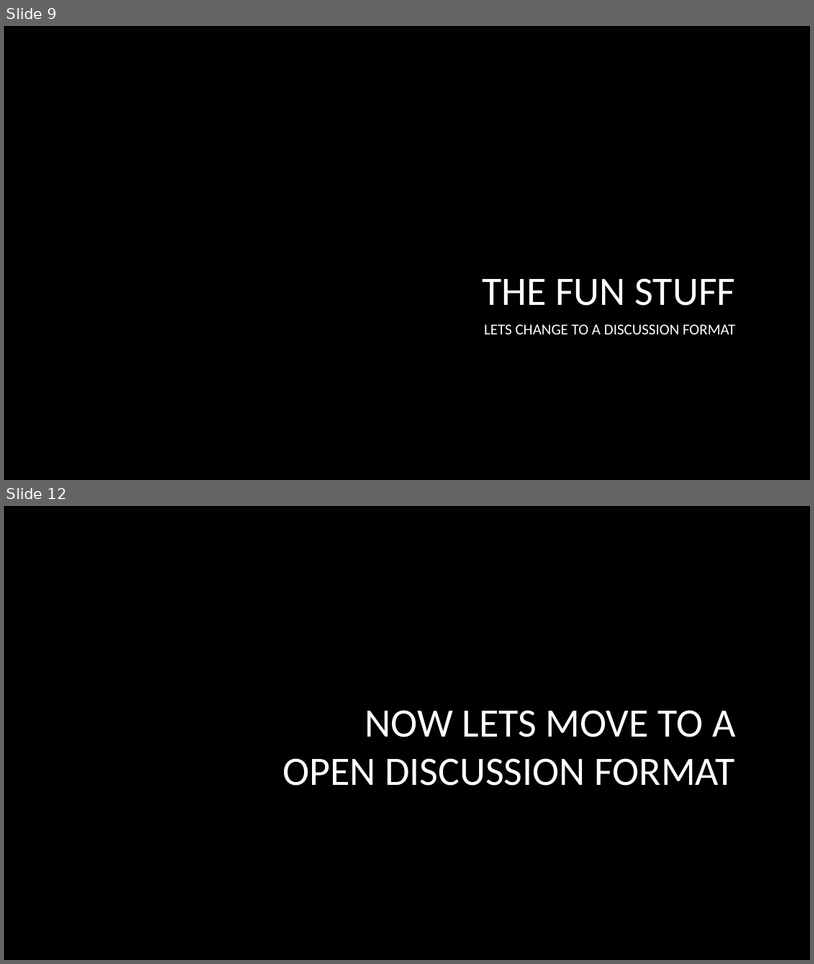
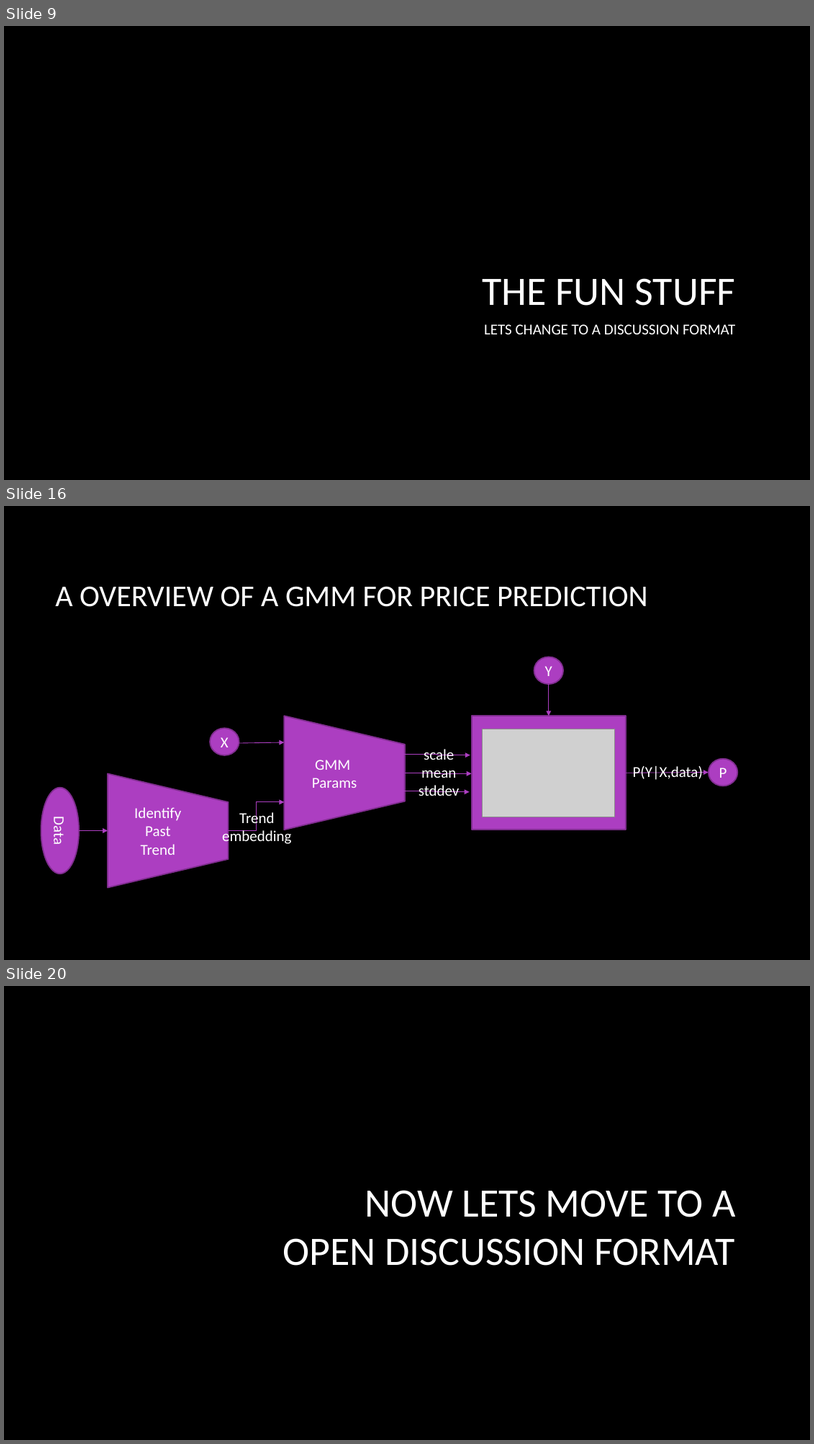
Before and after one commit to ashleysmart/mlgym, a slide deck: stock_price/CrypotHackaton.pptx. Shown one above the other, each under a label of ours: slides 9 and 12 before the commit, slides 9, 16 and 20 after it; the slides between them are not shown. The pictures are 814x964 and 814x1444 pixels, drawn with LibreOffice and Linux fonts; fonts in the diff are those of the drawing; grey boxes stand for pictures; background and template pictures are left out. Boxes give left, top, right and bottom in pixels: in the first picture for what was removed or moved away, otherwise in the second. Text is boxed around its words. In the diff, an @@ line names an element or a change of style, - is before the commit and + after.

```diff
--- a/stock_price/CrypotHackaton.pptx
+++ b/stock_price/CrypotHackaton.pptx
@@ slide 16 added at (4, 506, 810, 960), background picture (left out) @@
@@ title added at (55, 586, 648, 607), 36 pt, text #FFFFFF @@
+A OVERVIEW OF A GMM FOR PRICE PREDICTION
@@ ellipse added at (535, 656, 563, 684), fill #AC3EC1, outline #7F2E8F 1.5 pt, 18 pt, text #FFFFFF @@
+Y
@@ arrow added from (549, 684) to (549, 716), #AC3EC1 0.75 pt @@
@@ trapezoid added at (284, 716, 405, 829), fill #AC3EC1, outline #7F2E8F 1.5 pt, 18 pt, text #FFFFFF @@
+GMM
+Params
@@ rectangle added at (471, 716, 626, 830), fill #AC3EC1, outline #7F2E8F 1.5 pt @@
@@ ellipse added at (211, 728, 239, 755), fill #AC3EC1, outline #7F2E8F 1.5 pt, 18 pt, text #FFFFFF @@
+X
@@ arrow added from (232, 743) to (285, 743), #AC3EC1 0.75 pt @@
@@ picture added at (483, 728, 615, 816) @@
@@ elbow arrow added from (404, 754) to (471, 755), #AC3EC1 0.75 pt @@
@@ text added at (419, 749, 460, 795), 18 pt, text #FFFFFF @@
+scale
+mean
+stddev
@@ ellipse added at (709, 758, 738, 785), fill #AC3EC1, outline #7F2E8F 1.5 pt, 18 pt, text #FFFFFF @@
+P
@@ trapezoid added at (108, 774, 228, 888), fill #AC3EC1, outline #7F2E8F 1.5 pt, 18 pt, text #FFFFFF @@
+Identify
+Past
+Trend
@@ elbow arrow added from (405, 773) to (471, 773), #AC3EC1 0.75 pt @@
@@ arrow added from (626, 773) to (709, 772), #AC3EC1 0.75 pt @@
@@ text added at (633, 766, 703, 780), 18 pt, text #FFFFFF @@
+P(Y|X,data)
@@ ellipse added at (41, 788, 79, 873), fill #AC3EC1, outline #7F2E8F 1.5 pt, 18 pt, text #FFFFFF @@
+Data
@@ elbow arrow added from (229, 830) to (285, 802), #AC3EC1 0.75 pt @@
@@ elbow arrow added from (403, 791) to (470, 792), #AC3EC1 0.75 pt @@
@@ text added at (222, 811, 291, 846), 18 pt, text #FFFFFF @@
+Trend
+embedding
@@ elbow arrow added from (79, 830) to (108, 830), #AC3EC1 0.75 pt @@
@@ what was slide 12 is now slide 20 @@
```
Also in this commit, not shown: 8 slides changed, 7 other slides added, 1 slide removed.
